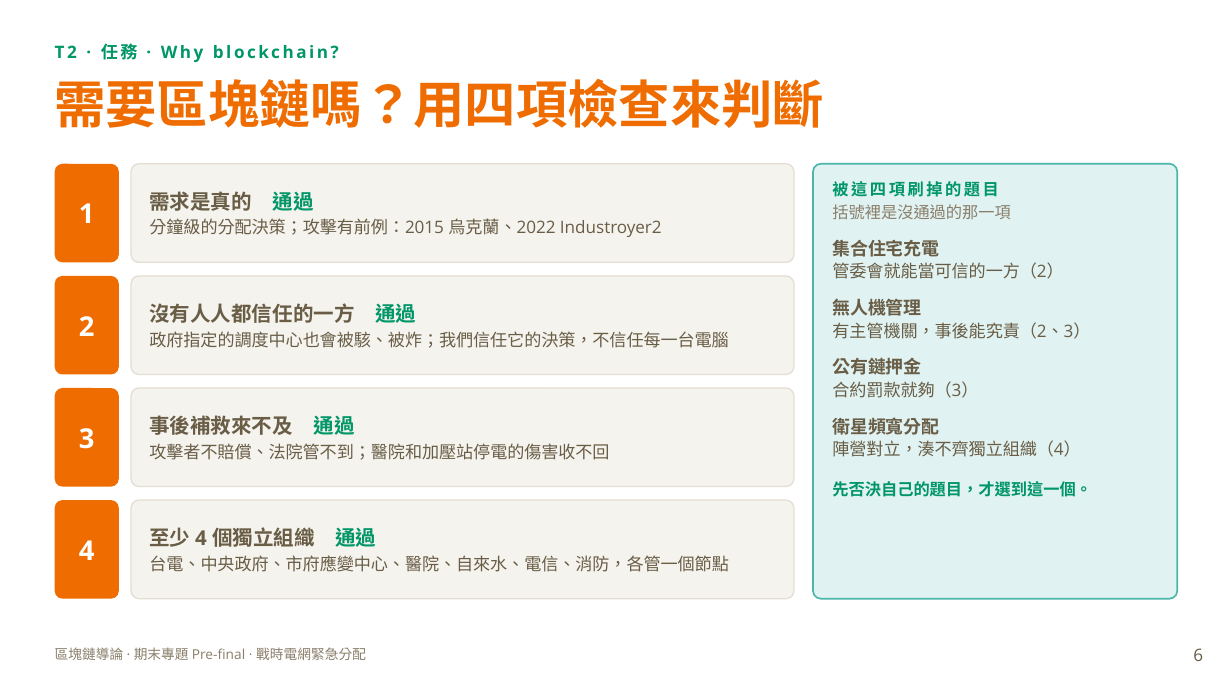
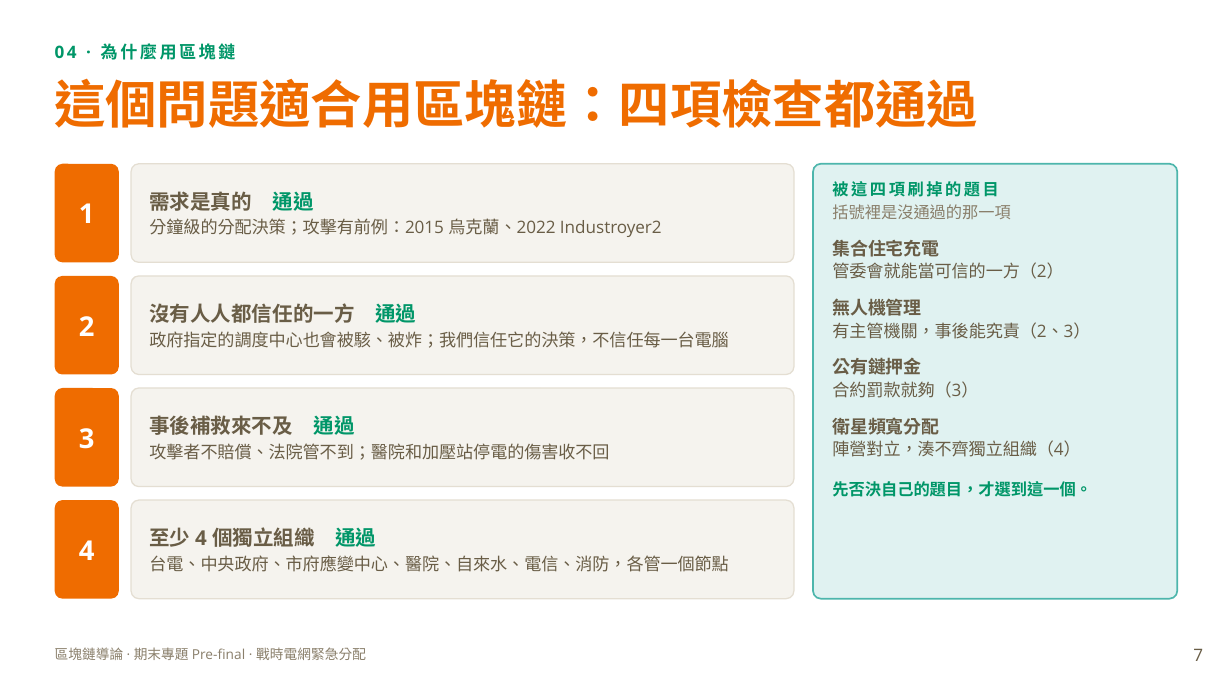
Before and after one commit to XXXaBg3619/grid-quorum, a slide deck: slide 7 of 期末前報告_戰時電網緊急分配.pptx (slide 6 before the commit). Drawn at 1232x693 pixels with LibreOffice and Linux fonts; fonts in the diff are those of the drawing. Boxes give left, top, right and bottom in pixels: in the first picture for what was removed or moved away, otherwise in the second. Text is boxed around its words. In the diff, an @@ line names an element or a change of style, - is before the commit and + after.

```diff
--- a/期末前報告_戰時電網緊急分配.pptx
+++ b/期末前報告_戰時電網緊急分配.pptx
@@ text at (55,43,236,60): text changed @@
-T2 · 任務 · Why blockchain?
+04 · 為什麼用區塊鏈
@@ title at (54,78,978,128): text changed @@
-需要區塊鏈嗎？用四項檢查來判斷
+這個問題適合用區塊鏈：四項檢查都通過
@@ page number at (1193,648,1203,661): text changed @@
-6
+7
```
Also in this commit, not shown: 15 other slides changed, 2 slides added, 1 slide removed.
